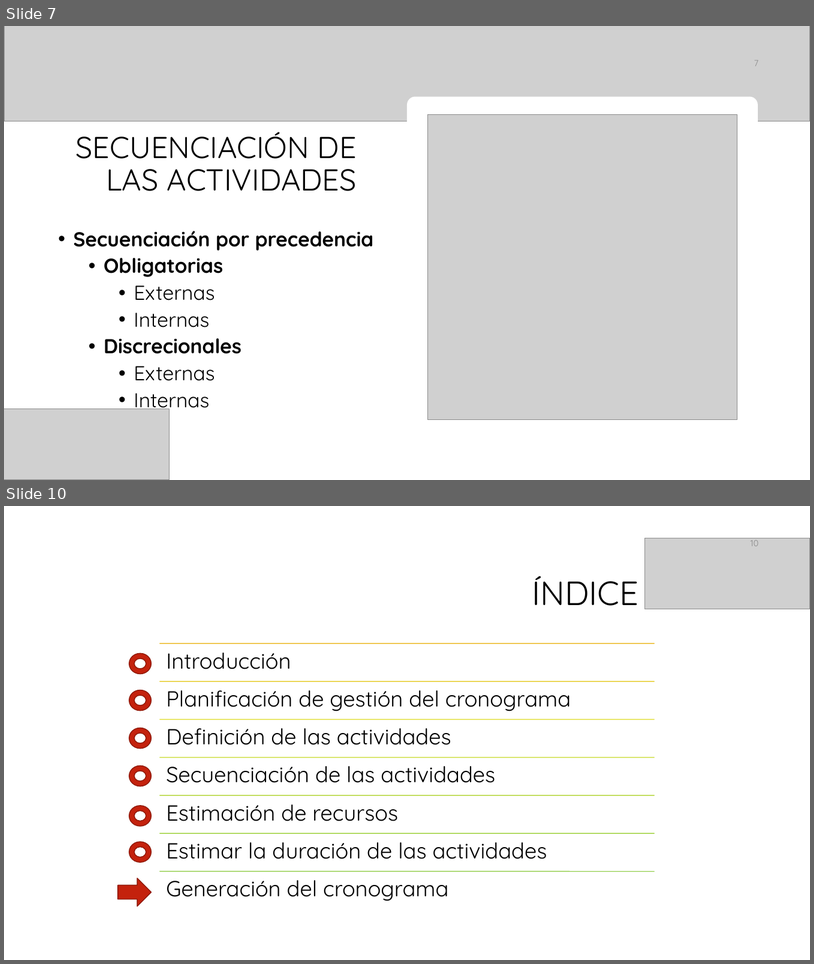
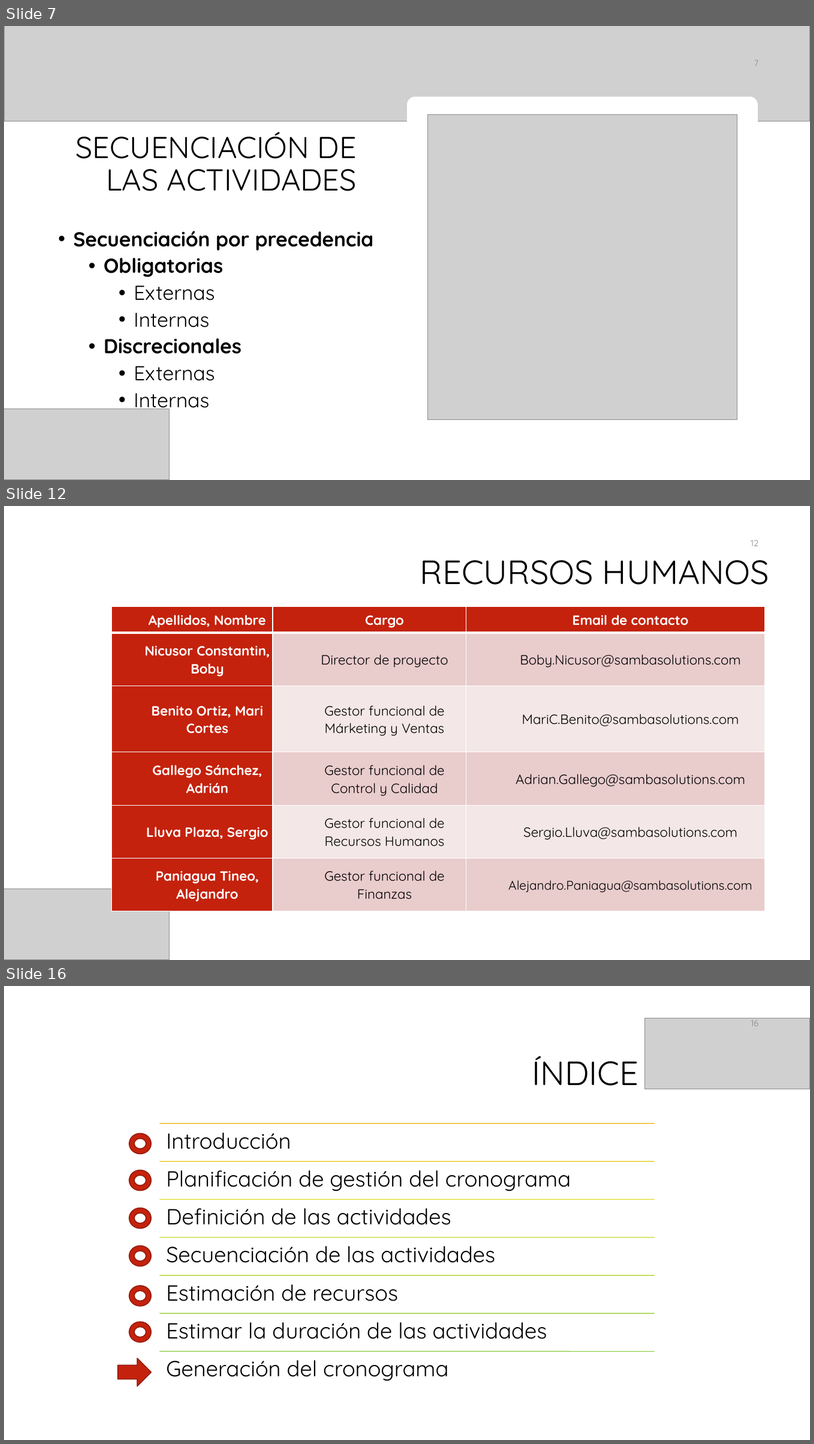
Before and after one commit to galledohm/Gestion_Proyectos, a slide deck: Documentos_generados/2.Gestion del tiempo/Presentación2.pptx. Shown one above the other, each under a label of ours: slides 7 and 10 before the commit, slides 7, 12 and 16 after it; the slides between them are not shown. The pictures are 814x964 and 814x1444 pixels, drawn with LibreOffice and Linux fonts; fonts in the diff are those of the drawing; grey boxes stand for pictures; background and template pictures are left out. Boxes give left, top, right and bottom in pixels: in the first picture for what was removed or moved away, otherwise in the second. Text is boxed around its words. In the diff, an @@ line names an element or a change of style, - is before the commit and + after.

Commit message:
Añado recursos a la presentacion2

```diff
--- a/Documentos_generados/2.Gestion del tiempo/Presentación2.pptx
+++ b/Documentos_generados/2.Gestion del tiempo/Presentación2.pptx
@@ slide 12 added at <box>4,506,810,960</box>, background #FFFFFF @@
@@ page number added at <box>751,540,759,546</box>, 10.5 pt, text #8C8C8C @@
+12
@@ title added at <box>420,560,770,585</box>, 40 pt, text #000000 @@
+RECURSOS HUMANOS
@@ table added at <box>111,606,765,911</box>, 6 rows, 3 columns @@
+Apellidos, Nombre | Cargo | Email de contacto
+Nicusor Constantin, Boby | Director de proyecto | Boby.Nicusor@sambasolutions.com
+Benito Ortiz, Mari Cortes | Gestor funcional de Márketing y Ventas | MariC.Benito@sambasolutions.com
+Gallego Sánchez, Adrián | Gestor funcional de Control y Calidad | Adrian.Gallego@sambasolutions.com
+Lluva Plaza, Sergio | Gestor funcional de Recursos Humanos | Sergio.Lluva@sambasolutions.com
+Paniagua Tineo, Alejandro | Gestor funcional de Finanzas | Alejandro.Paniagua@sambasolutions.com
@@ picture added at <box>4,889,170,960</box> @@
@@ what was slide 10 is now slide 16 @@
@@ page number at <box>752,1018,759,1026</box>: text changed @@
-10
+16
```
Also in this commit, not shown: 5 slides changed, 5 other slides added.
